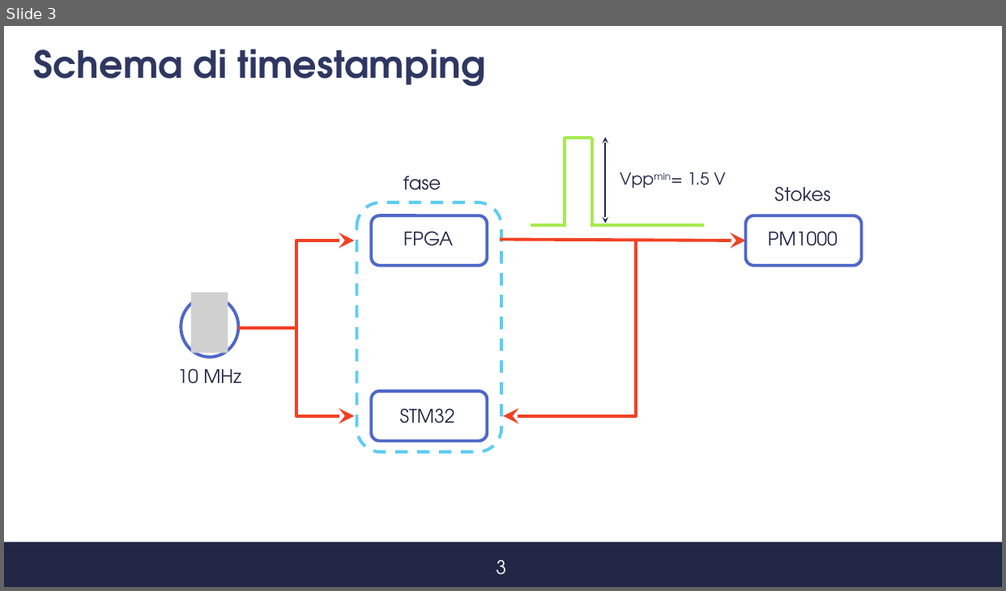
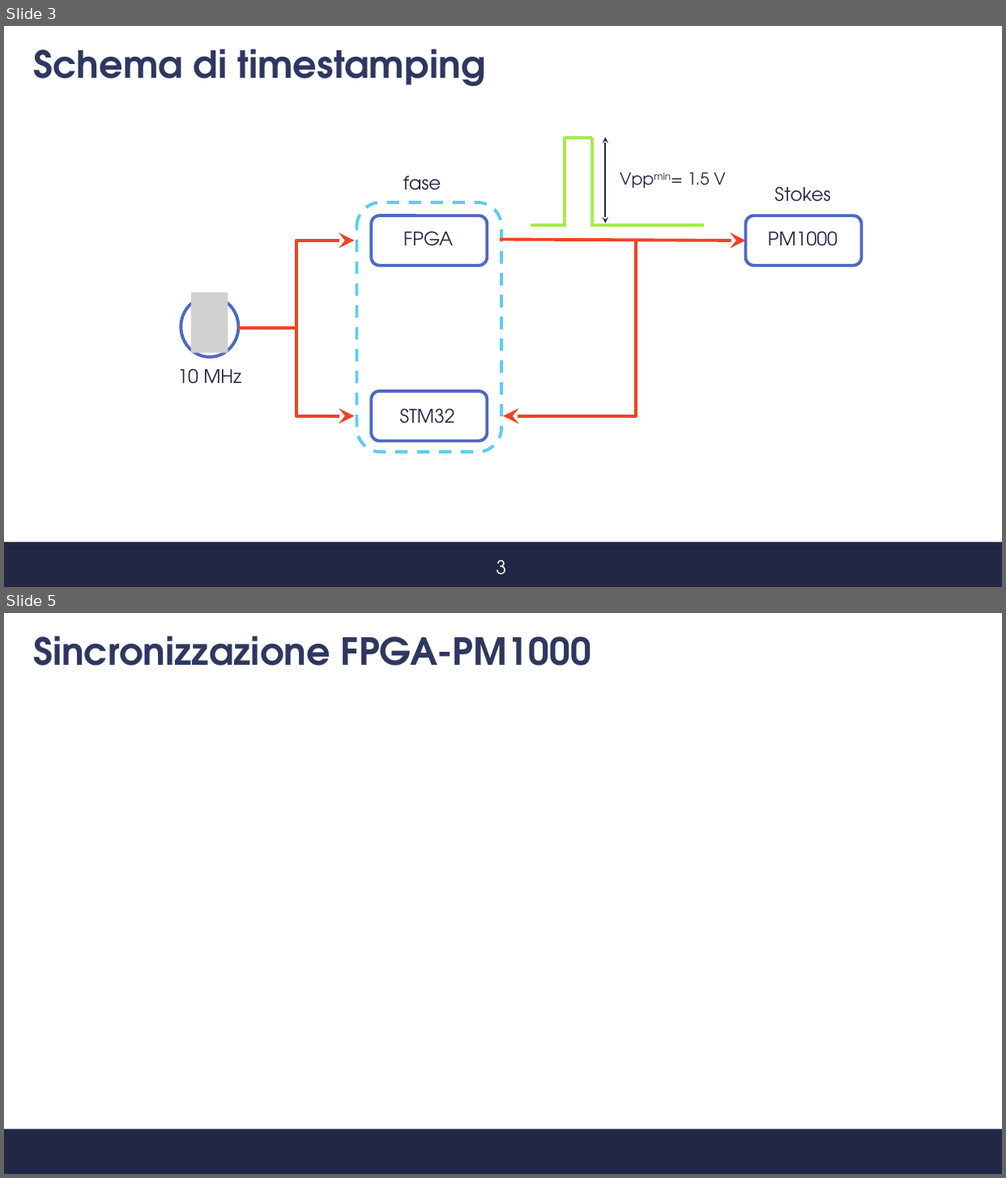
Before and after one commit to s347960/Presentazione, a slide deck: Presentazione_07_09.pptx. Shown one above the other, each under a label of ours: slide 3 before the commit, slides 3 and 5 after it; the slides between them are not shown. The pictures are 1006x591 and 1006x1178 pixels, drawn with LibreOffice and Linux fonts; fonts in the diff are those of the drawing; grey boxes stand for pictures; background and template pictures are left out. Boxes give left, top, right and bottom in pixels: in the first picture for what was removed or moved away, otherwise in the second. Text is boxed around its words. In the diff, an @@ line names an element or a change of style, - is before the commit and + after.

```diff
--- a/Presentazione_07_09.pptx
+++ b/Presentazione_07_09.pptx
@@ slide 5 added at <box>4,613,1002,1174</box>, background #FFFFFF; not listed: 1 template element that a slide beside it also shows @@
@@ title added at <box>33,636,591,666</box>, 36 pt, text #2E3761, bold @@
+Sincronizzazione FPGA-PM1000
```
Also in this commit, not shown: 7 other slides added, 4 slides removed.
